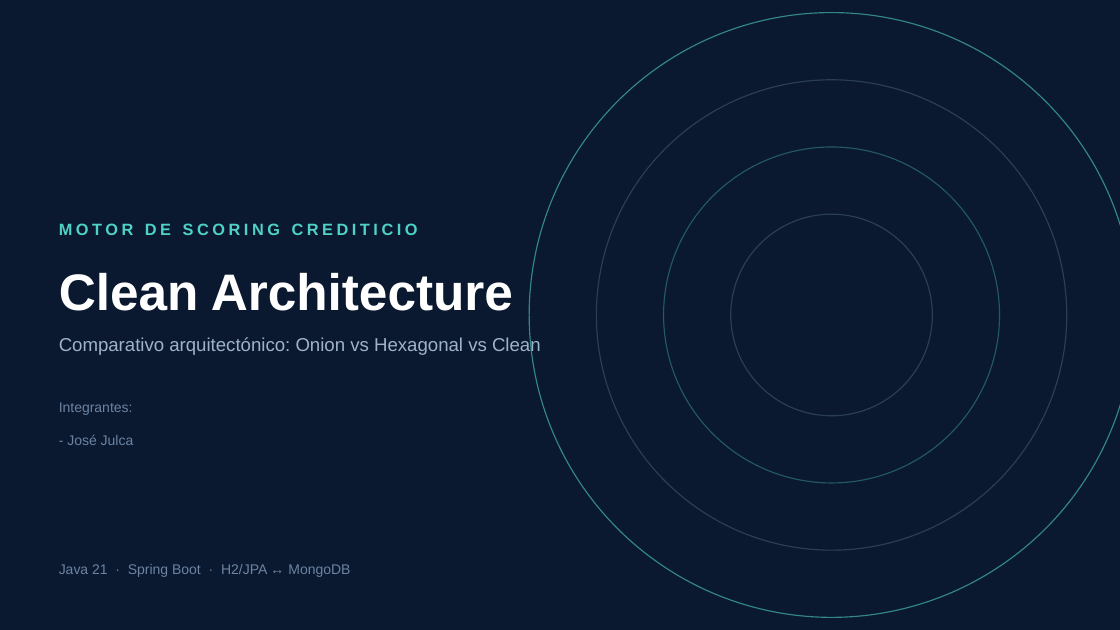
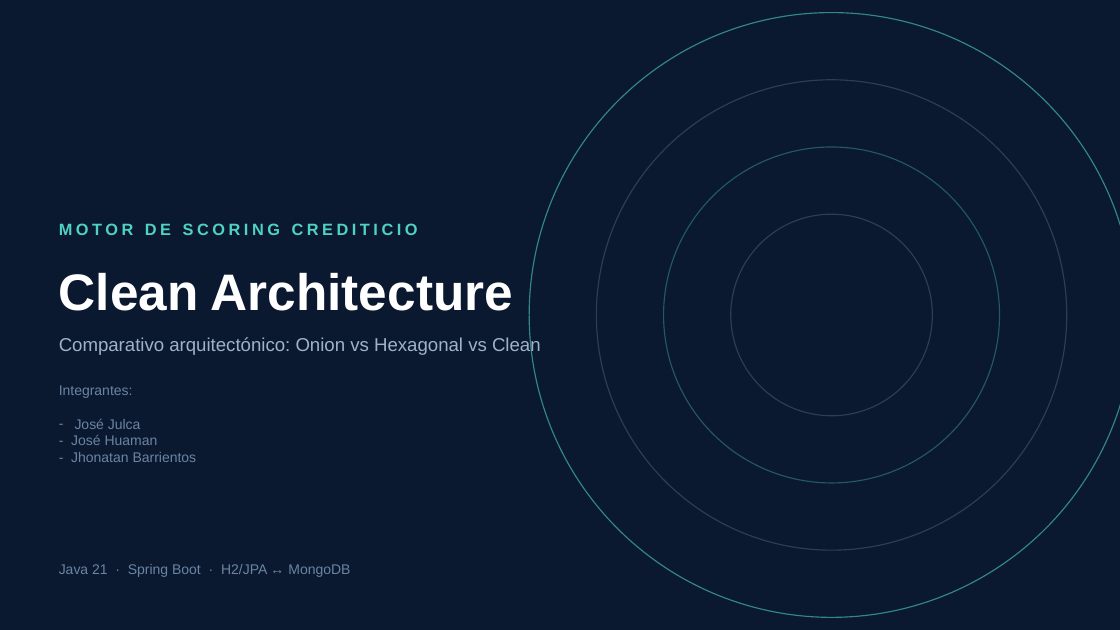
Before and after one commit to JoseJulca/CleanArquitecture, a slide deck: slide 1 of Motor_Scoring_Clean_Architecture.pptx. Drawn at 1120x630 pixels with LibreOffice and Linux fonts; fonts in the diff are those of the drawing. Boxes give left, top, right and bottom in pixels: in the first picture for what was removed or moved away, otherwise in the second. Text is boxed around its words. In the diff, an @@ line names an element or a change of style, - is before the commit and + after.

Commit message:
se modifico la ppt

```diff
--- a/Motor_Scoring_Clean_Architecture.pptx
+++ b/Motor_Scoring_Clean_Architecture.pptx
@@ text at <box>71,419,197,462</box>: text changed @@
-- José Julca
+– José Julca
+- José Huaman
+- Jhonatan Barrientos
```
